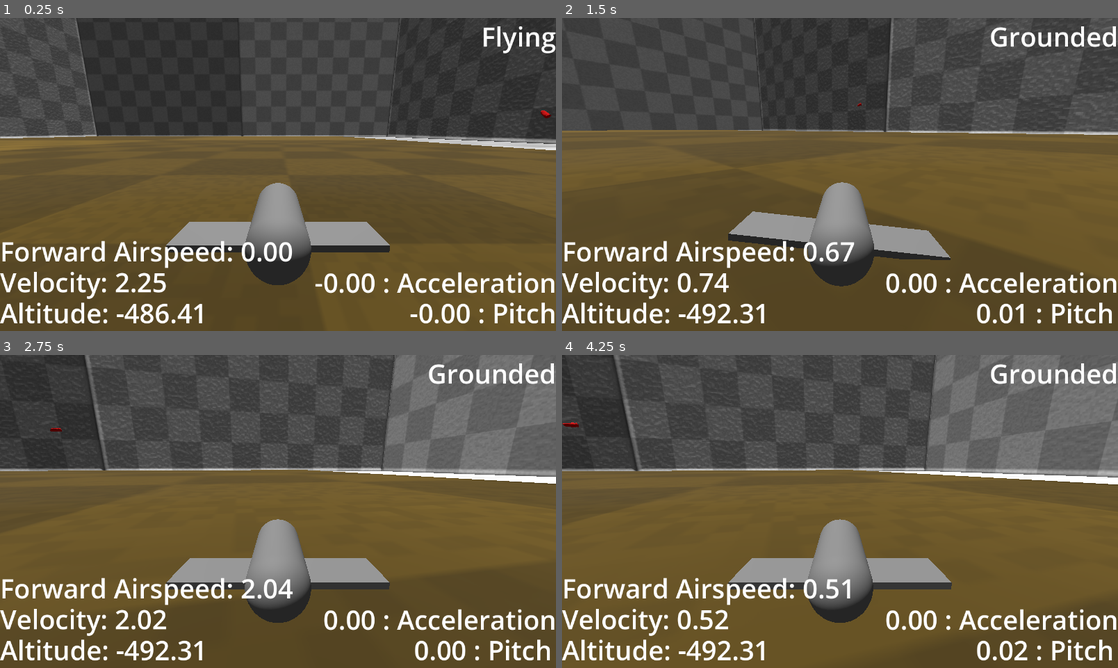
Above: before the commit, frames 1-4 (two rows, left to right).
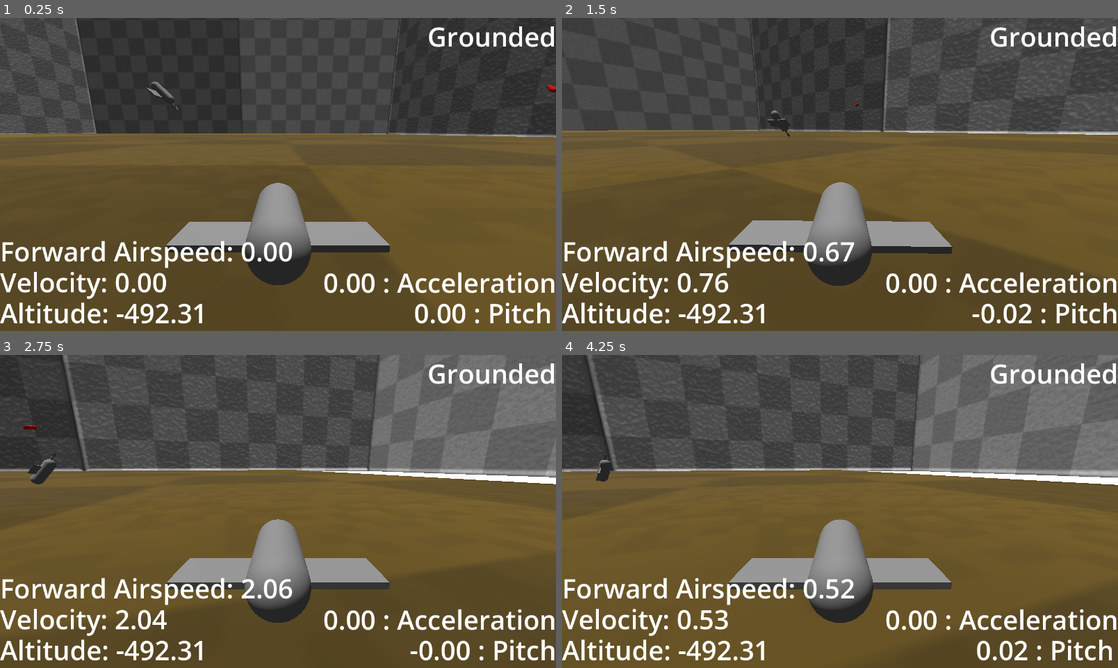
Above: after the commit, the same moments.

Repository: BeegFloppa15/Project_Airdrifter
Game: Godot game, scene res://Scenes/Levels/testing_scene_1.tscn
Two runs of this game, one before a commit and one after it. Both use one fixed random seed, a clock stepped at 60 frames per second and the inputs below.
Inputs (mouse positions are in pixels of both pictures, inside the frame that each line leads up to):
- Up to frame 1 (0.25 s): no input
- Up to frame 2 (1.5 s): move the mouse to (962, 158) at 0.52 s; hold D (bank_right) 0.53-1.28 s; hold Right mouse button (free_look) 0.53-1.28 s; move the mouse to (728, 190) at 1.27 s; hold W (pitch_down) from 1.28 s (still down); tap Shift at 1.35 s
- Up to frame 3 (2.75 s): move the mouse to (333, 442) at 2.02 s; release W (pitch_down) at 2.03 s; hold D (bank_right) from 2.03 s (still down); hold Right mouse button (free_look) from 2.03 s (still down)
- Up to frame 4 (4.25 s): move the mouse to (812, 574) at 2.77 s; release D (bank_right) at 2.78 s; release Right mouse button (free_look) at 2.78 s; hold S (pitch_up) 2.78-3.53 s; tap Shift at 2.85 s; move the mouse to (1006, 558) at 3.52 s; hold A (bank_left) from 3.53 s (still down); hold Right mouse button (free_look) from 3.53 s (still down)

The runs differ from the first frame. In frame 1, 4.6% of the frame differs, in the area x 0-100%, y 1-98%; in frame 2, 3.4%; in frame 3, 4.6%; in frame 4, 3.8%.

Commit message:
Attempted collision detection and handling landing, but not working yet

Diff:
--- a/airdrifter-v1/Gliders/ElytraGlider2.gd
+++ b/airdrifter-v1/Gliders/ElytraGlider2.gd
@@ -12,6 +12,9 @@
 
 ## The minimum length of forward velocity for the glider to be able to take off
 @export var stall_speed : float = 65.0
+
+var min_pitch : float = -70.0
+var max_pitch : float = 70.0
 
 ## A type that will change the behavior of the glider, and its controls[br]
 ## [b]NOTE[/b]: This is [u]DEFINITELY not the best way to implement this feature[/u]: all possible functionality in this one class, and changing what we do
@@ -81,6 +84,8 @@
 	else:
 		for i in state.get_contact_count():
 			var contact_collider = state.get_contact_collider_object(i)
+			##TODO Use state.get_contact_collider_position(i)
+
 			if contact_collider.get_collision_layer() == 4:
 				if forward_velocity.length() > stall_speed:
 					current_state = glider_state.ROLLING
@@ -90,10 +95,8 @@
 
 
 func _physics_process(delta: float) -> void:
-	#Clamping values to stop unwanted rotational behavior (my silly billy ahh ahh keeps forgetting
-	# to do deg_to_rad
-	rotation = rotation.clamp(Vector3(deg_to_rad(-70.0), -10, 0.0), Vector3(deg_to_rad(70.0), 10, 0.0))
-
+	#Clamping values to stop unwanted rotational behavior
+	rotation_degrees = rotation_degrees.clamp(Vector3(min_pitch, -360.0, 0.0), Vector3(max_pitch, 360.0, 0.0))
 
 
 ## Input: a vector3 that represents the glider's forward velocity.
@@ -139,10 +142,11 @@
 			apply_central_force(forward_dir * push_force)
 
 
-#func _on_body_entered(body: Node) -> void:
-	#print("hit something")
-	#if body.get_collision_layer() == 4:
-		#if forward_velocity.length() > stall_speed:
-			#current_state = glider_state.ROLLING
-		#else:
-			#current_state = glider_state.GROUNDED
+func _on_body_entered(body: Node) -> void:
+	print("hit something")
+	if body.get_collision_layer() == 4:
+		min_pitch = 0.0
+		print("Forcing Level")
+		await get_tree().create_timer(1.0).timeout
+		min_pitch = -70.0
+		print("level free")
--- a/airdrifter-v1/Gliders/glider_v_1.tscn
+++ b/airdrifter-v1/Gliders/glider_v_1.tscn
@@ -6,6 +6,7 @@
 
 [sub_resource type="PhysicsMaterial" id="PhysicsMaterial_eub4b"]
 friction = 0.1
+absorbent = true
 
 [sub_resource type="Curve" id="Curve_6y5t4"]
 _limits = [-40.0, 40.0, -110.0, 110.0]
--- a/airdrifter-v1/Scenes/Levels/testing_scene_1.tscn
+++ b/airdrifter-v1/Scenes/Levels/testing_scene_1.tscn
@@ -8,6 +8,24 @@
 [ext_resource type="PackedScene" uid="uid://b7q3mc7feqq3s" path="res://Scenes/wind_area.tscn" id="5_hi084"]
 [ext_resource type="PackedScene" uid="uid://chkn4lhq6i5m8" path="res://Scenes/tp_area.tscn" id="6_dmsko"]
 
+[sub_resource type="PhysicsMaterial" id="PhysicsMaterial_1m6sy"]
+friction = 0.5
+bounce = 0.35
+
+[sub_resource type="BoxShape3D" id="BoxShape3D_el7fs"]
+size = Vector3(0.89, 0.77, 3.455)
+
+[sub_resource type="BoxMesh" id="BoxMesh_vy0am"]
+size = Vector3(1, 0.135, 4)
+
+[sub_resource type="CapsuleMesh" id="CapsuleMesh_hu5m1"]
+height = 2.99
+
+[sub_resource type="CylinderMesh" id="CylinderMesh_k8n50"]
+
+[sub_resource type="PrismMesh" id="PrismMesh_t56ui"]
+size = Vector3(1.285, 0.98, 1.73)
+
 [sub_resource type="PhysicsMaterial" id="PhysicsMaterial_dmsko"]
 
 [sub_resource type="BoxMesh" id="BoxMesh_5fhe2"]
@@ -41,8 +59,39 @@
 [node name="Camera3D" type="Camera3D" parent="."]
 transform = Transform3D(-1, -1.69879e-08, 8.57563e-08, 2.26267e-08, 0.89722, 0.441584, -8.44439e-08, 0.441584, -0.89722, -15.2671, 26.0978, -12.671)
 
+[node name="TestBody" type="RigidBody3D" parent="."]
+transform = Transform3D(-4.37114e-08, -0.707107, -0.707107, 0, 0.707107, -0.707107, 1, -3.09086e-08, -3.09086e-08, -98.1853, -474.344, 806.675)
+collision_mask = 12
+physics_material_override = SubResource("PhysicsMaterial_1m6sy")
+linear_velocity = Vector3(-50, -50, 0)
+
+[node name="CollisionShape3D" type="CollisionShape3D" parent="TestBody"]
+transform = Transform3D(1, 0, 0, 0, 1, 0, 0, 0, 1, 0.0106643, 0.196715, 0)
+shape = SubResource("BoxShape3D_el7fs")
+
+[node name="Mesh" type="Node3D" parent="TestBody"]
+
+[node name="Wing" type="MeshInstance3D" parent="TestBody/Mesh"]
+transform = Transform3D(-4.37114e-08, 0, 1, 0, 1, 0, -1, 0, -4.37114e-08, 0, 0, 0)
+mesh = SubResource("BoxMesh_vy0am")
+skeleton = NodePath("../..")
+
+[node name="Body" type="MeshInstance3D" parent="TestBody/Mesh"]
+transform = Transform3D(1.91069e-15, -4.37114e-08, 1, -1, -4.37114e-08, 0, 4.37114e-08, -1, -4.37114e-08, 0, 0.32711, 0)
+mesh = SubResource("CapsuleMesh_hu5m1")
+skeleton = NodePath("../..")
+
+[node name="Arrow" type="MeshInstance3D" parent="TestBody/Mesh"]
+transform = Transform3D(3.62316e-16, -1.85862e-08, -0.147661, -0.189626, -1.85862e-08, 0, -8.28882e-09, 0.425203, -6.45447e-09, 0, 0.150445, 1.51316)
+mesh = SubResource("CylinderMesh_k8n50")
+skeleton = NodePath("../..")
+
+[node name="MeshInstance3D" type="MeshInstance3D" parent="TestBody/Mesh/Arrow"]
+transform = Transform3D(1, -1.42109e-14, 0, 3.55271e-15, 1, 0, 0, 0, 1, 0, 1.46402, 0)
+mesh = SubResource("PrismMesh_t56ui")
+
 [node name="Glider V1" parent="." instance=ExtResource("1_ub46j")]
-transform = Transform3D(1, -2.98023e-08, 0, 2.98023e-08, 1, 0, -1.77636e-15, 0, 1, -123, -486.13, 786)
+transform = Transform3D(1, -2.98023e-08, 0, 2.98023e-08, 1, 0, -1.77636e-15, 0, 1, -123, -492.13, 786)
 use_this_cam = true
 
 [node name="Glider V2" parent="." instance=ExtResource("2_hi084")]
Not shown: 1 places in airdrifter-v1/Scenes/Levels/testing_scene_1.tscn that only renumber resources
